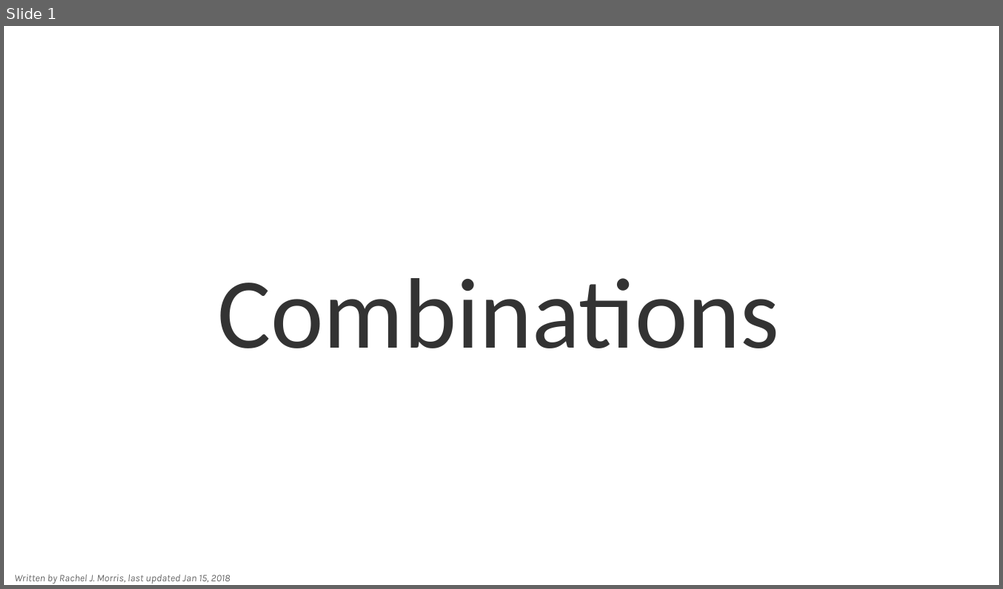
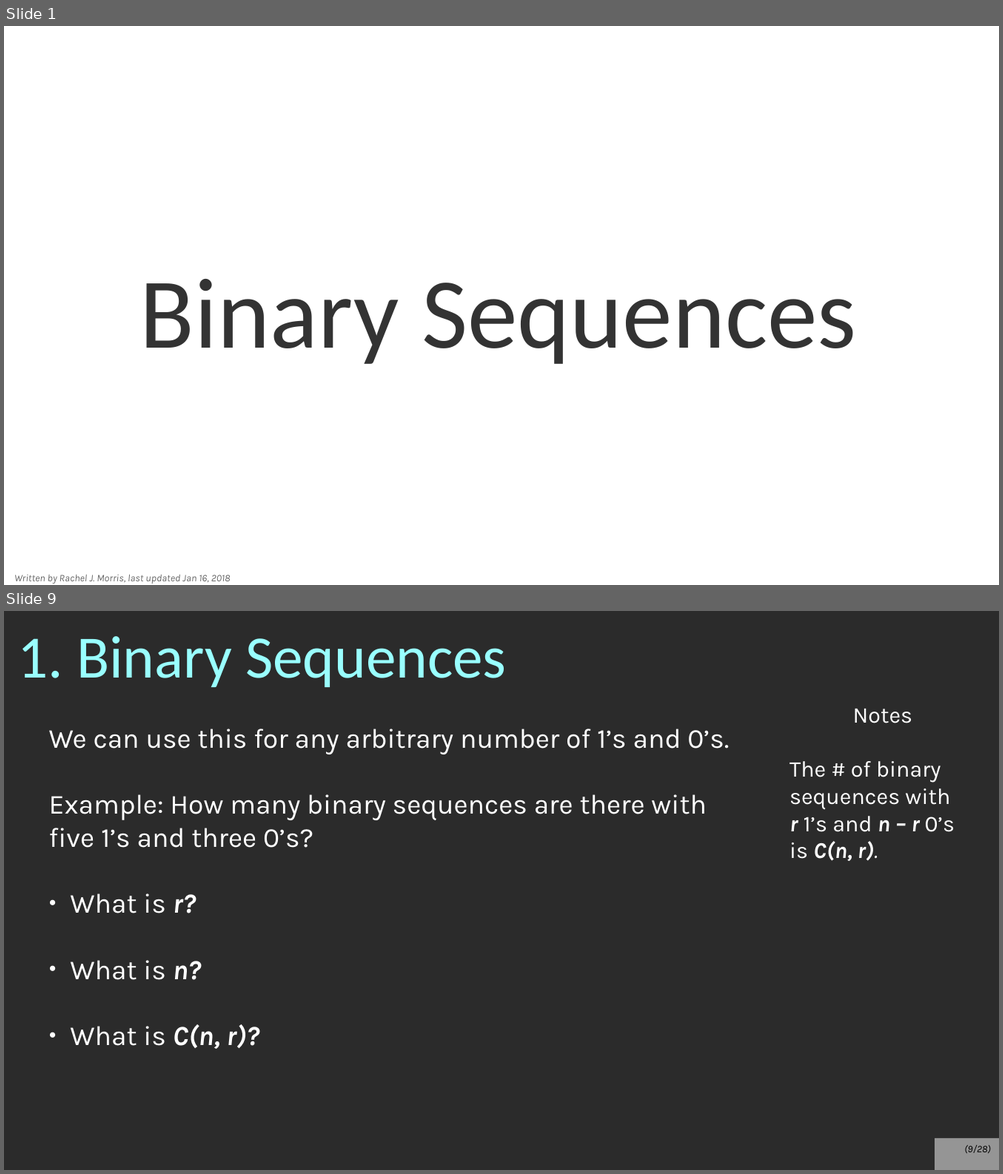
Before and after one commit to nguyenchithien/CS211-Discrete-Structures-II, a slide deck: Lectures/Lecture 5.4.odp. Shown one above the other, each under a label of ours: slide 1 before the commit, slides 1 and 9 after it; the slides between them are not shown. The pictures are 1003x589 and 1003x1174 pixels, drawn with LibreOffice and Linux fonts; fonts in the diff are those of the drawing; background and template pictures are left out; a plain dark background stands for a picture behind light text. Boxes give left, top, right and bottom in pixels: in the first picture for what was removed or moved away, otherwise in the second. Text is boxed around its words. In the diff, an @@ line names an element or a change of style, - is before the commit and + after.

```diff
--- a/Lectures/Lecture 5.4.odp
+++ b/Lectures/Lecture 5.4.odp
@@ slide 9 added at <box>4,611,999,1170</box>, background picture (left out) @@
@@ title added at <box>17,636,506,687</box>, 48 pt, text #99FFFF @@
+1. Binary Sequences
@@ text added at <box>789,709,955,861</box>, 18 pt, text #FFFFFF @@
+Notes
+The # of binary sequences with
+r 1’s and n – r 0’s is C(n, r).
@@ text added at <box>49,729,728,1049</box>, 22 pt, text #FFFFFF @@
+We can use this for any arbitrary number of 1’s and 0’s.
+Example: How many binary sequences are there with five 1’s and three 0’s?
+● What is r?
+● What is n?
+● What is C(n, r)?
@@ page number added at <box>934,1139,999,1170</box>, fill #FFFFFF at 50% opacity, 8 pt, text #000000, italic @@
+(9/28)
@@ slide 1 changed as well @@
@@ title at <box>140,279,856,364</box>: text changed @@
-Combinations
+Binary Sequences
@@ text at <box>14,575,230,584</box>: text changed @@
-Written by Rachel J. Morris, last updated Jan 15, 2018
+Written by Rachel J. Morris, last updated Jan 16, 2018
```
Also in this commit, not shown: 2 other slides changed, 24 other slides added, 27 slides removed, 1 other file.
